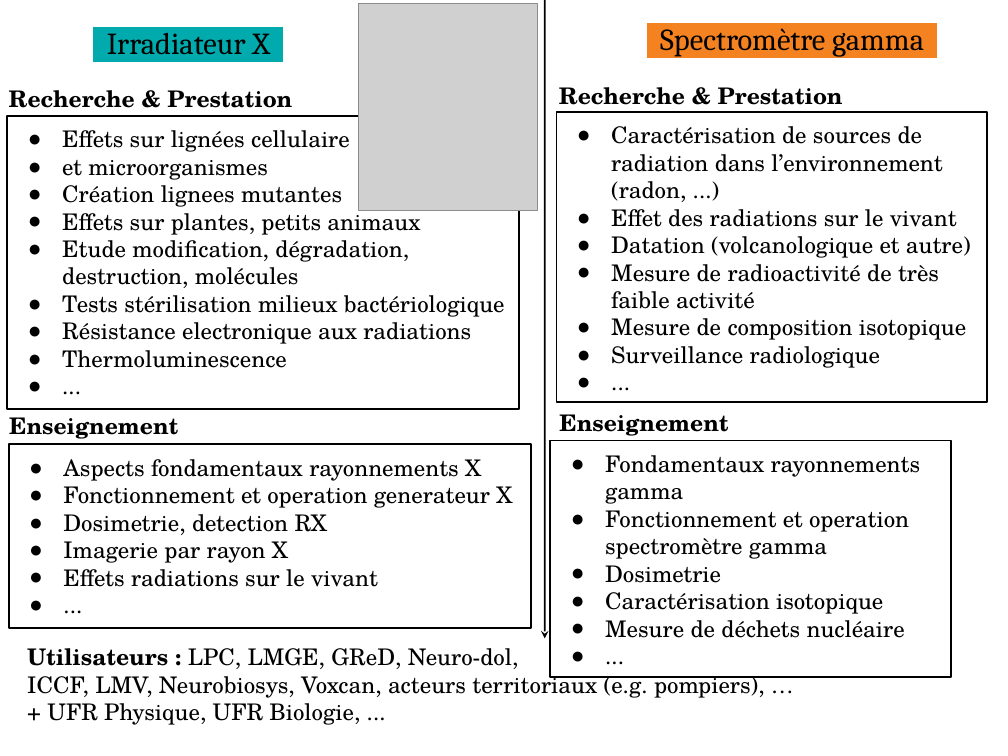
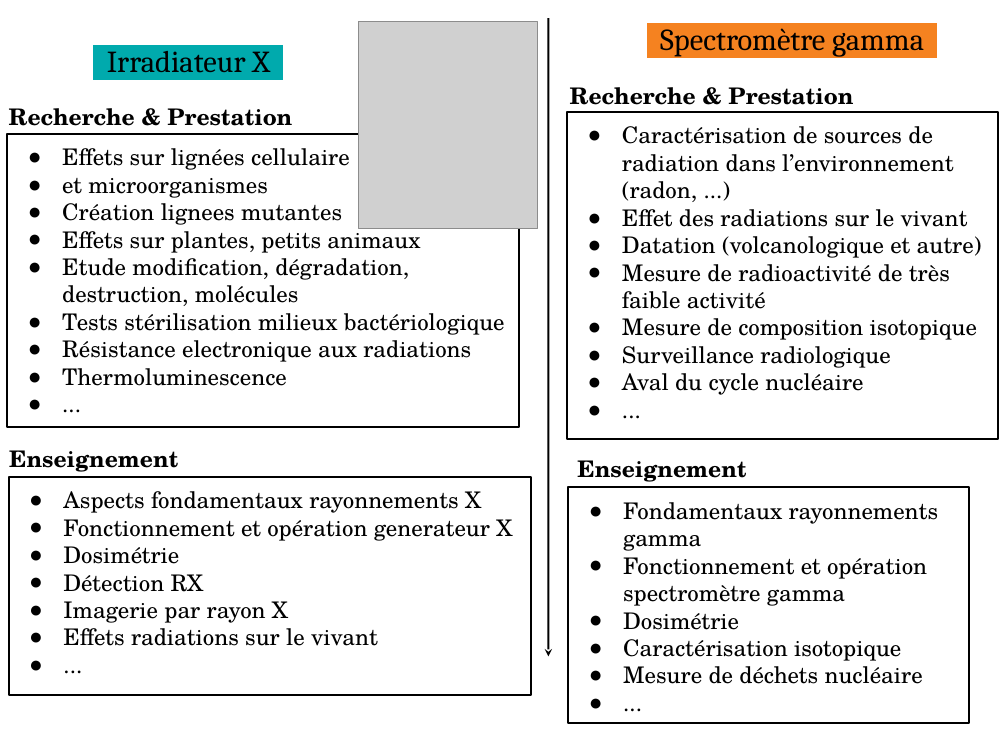
Before and after one commit to ebusato/talks-pavirma, a slide deck: slide 5 of 2020-11-10_SlidesPourCAM/pavirma.odp (slide 3 before the commit). Drawn at 1008x756 pixels with LibreOffice and Linux fonts; fonts in the diff are those of the drawing; grey boxes stand for pictures. Boxes give left, top, right and bottom in pixels: in the first picture for what was removed or moved away, otherwise in the second. Text is boxed around its words. In the diff, an @@ line names an element or a change of style, - is before the commit and + after.

```diff
--- a/2020-11-10_SlidesPourCAM/pavirma.odp
+++ b/2020-11-10_SlidesPourCAM/pavirma.odp
@@ arrow moved from (545, 0) - (545, 638) to (549, 18) - (549, 657) @@
@@ text "Recherche & Prestation": place and size @@
-text "Recherche & Prestation" at [559,87,843,105]
+text "Recherche & Prestation" at [570,87,853,105]
@@ 2 texts, 1 picture, 1 rectangle: place and size @@
-2 texts, 1 picture, 1 rectangle at [7,4,539,409]
+2 texts, 1 picture, 1 rectangle at [7,22,539,426]
@@ rectangle "Caractérisation de sources de radiation ...": place and size @@
-rectangle "Caractérisation de sources de radiation ..." at [557,112,988,402]
+rectangle "Caractérisation de sources de radiation ..." at [567,112,998,439]
@@ text in rectangle at [622,373,863,395]: paragraph added @@
+● Aval du cycle nucléaire
@@ text "Enseignement": place and size @@
-text "Enseignement" at [9,417,178,439]
+text "Enseignement" at [9,450,178,472]
@@ text "Enseignement": place and size @@
-text "Enseignement" at [559,414,728,436]
+text "Enseignement" at [577,460,746,482]
@@ rectangle "Aspects fondamentaux rayonnements X": place and size @@
-rectangle "Aspects fondamentaux rayonnements X" at [9,445,531,628]
+rectangle "Aspects fondamentaux rayonnements X" at [9,477,531,695]
@@ rectangle "Fondamentaux rayonnements gamma": place and size @@
-rectangle "Fondamentaux rayonnements gamma" at [551,441,951,677]
+rectangle "Fondamentaux rayonnements gamma" at [569,488,970,724]
@@ text in rectangle at [63,519,512,592]: text changed @@
-● Fonctionnement et operation generateur X
-● Dosimetrie, detection RX
+● Fonctionnement et opération generateur X
+● Dosimétrie
+● Détection RX
@@ text in rectangle at [623,557,927,630]: text changed @@
-● Fonctionnement et operation spectromètre gamma
-● Dosimetrie
+● Fonctionnement et opération spectromètre gamma
+● Dosimétrie
@@ text removed at [27,648,765,725] @@
-Utilisateurs : LPC, LMGE, GReD, Neuro-dol,
-ICCF, LMV, Neurobiosys, Voxcan, acteurs territoriaux (e.g. pompiers), …
-+ UFR Physique, UFR Biologie, ...
```
Also in this commit, not shown: 2 other slides changed, 2 slides added, 2 other files.
